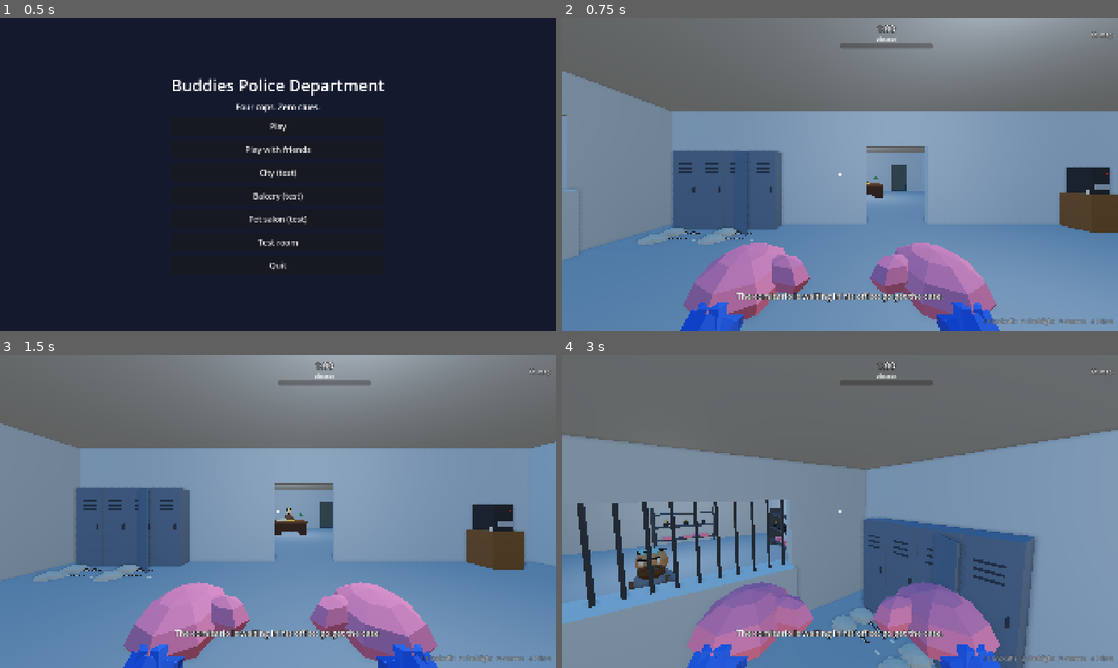
Above: before the commit, frames 1-4 (two rows, left to right).
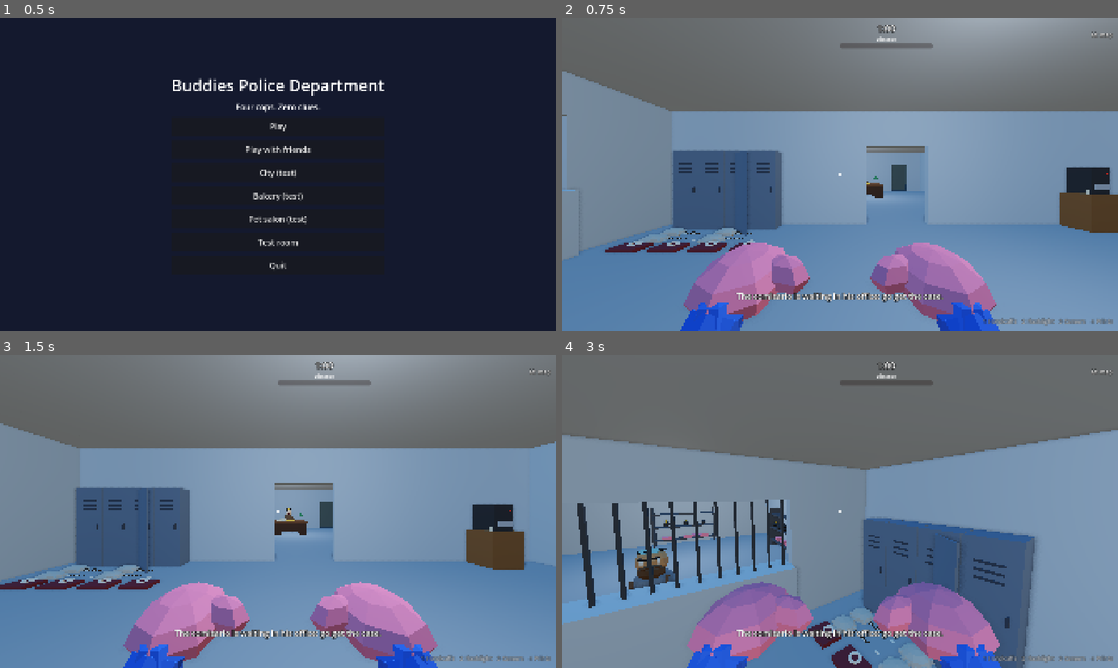
Above: after the commit, the same moments.

Repository: cristiangelini/BPD
Game: Godot game, scene res://scenes/ui/main_menu.tscn
Same seed, same stepped clock (60 frames per second), same inputs: the game is played once before the commit and once after it.
Inputs (mouse positions are in pixels of both pictures, inside the frame that each line leads up to):
- Up to frame 1 (0.5 s): no input
- Up to frame 2 (0.75 s): click "Play" at 0.5 s
- Up to frame 3 (1.5 s): tap Enter at 1.25 s; move the mouse to (400, 495) at 1.27 s; hold D (move_right) from 1.28 s (still down); hold R (ask) from 1.28 s (still down)
- Up to frame 4 (3 s): tap Space (jump) at 1.52, 1.82, 2.27, 2.57 s; click (962, 495) at 1.55 s; move the mouse to (812, 511) at 2.02 s; release D (move_right) at 2.03 s; release R (ask) at 2.03 s; hold W (move_forward) from 2.03 s (still down); click (812, 511) at 2.1 s; tap Shift (run) at 2.3 s; move the mouse to (851, 505) at 2.77 s; hold Shift (run) from 2.78 s (still down); click (851, 505) at 2.92 s

Frame 1 is identical in both runs. In frame 2, 0.6% of the frame differs, in the area x 7-35%, y 71-75%; in frame 3, 0.8%, in the area x 0-29%, y 71-75%; in frame 4, 0.6%.

Commit message:
Add the choir robe and songbook to the station's lockers
The robe is a DisguisePiece that goes on brought to the chest; it makes a
cop pass for a chorister (Cop.is_disguised("chorister")) and not for a
grandparent. One robe and one songbook per cop lie in front of the lockers.

Co-Authored-By: Claude Opus 5.5 (1M context) <noreply@anthropic.com>
Claude-Session: https://claude.ai/code/session_01UXwRy4nCUmp8Zcg5tBLZhH

Diff:
--- /dev/null
+++ b/scenes/props/disguise_robe.tscn
@@ -0,0 +1,19 @@
+[gd_scene load_steps=4 format=3]
+
+[ext_resource type="Script" path="res://scripts/props/disguise_piece.gd" id="1"]
+[ext_resource type="PackedScene" path="res://assets/models/folded_robe.glb" id="2"]
+
+[sub_resource type="BoxShape3D" id="Shape"]
+size = Vector3(0.45,0.12,0.35)
+
+[node name="Disguise_robe" type="RigidBody3D"]
+collision_layer = 4
+collision_mask = 15
+mass = 0.4
+script = ExtResource("1")
+kind = "robe"
+
+[node name="Shape" type="CollisionShape3D" parent="."]
+shape = SubResource("Shape")
+
+[node name="Model" parent="." instance=ExtResource("2")]
--- /dev/null
+++ b/scenes/props/songbook.tscn
@@ -0,0 +1,18 @@
+[gd_scene load_steps=4 format=3]
+
+[ext_resource type="Script" path="res://scripts/props/grabbable.gd" id="1"]
+[ext_resource type="PackedScene" path="res://assets/models/songbook.glb" id="2"]
+
+[sub_resource type="BoxShape3D" id="Shape"]
+size = Vector3(0.2,0.04,0.28)
+
+[node name="Songbook" type="RigidBody3D" groups=["songbooks"]]
+collision_layer = 4
+collision_mask = 15
+mass = 0.3
+script = ExtResource("1")
+
+[node name="Shape" type="CollisionShape3D" parent="."]
+shape = SubResource("Shape")
+
+[node name="Model" parent="." instance=ExtResource("2")]
--- a/scripts/levels/city.gd
+++ b/scripts/levels/city.gd
@@ -359,13 +359,21 @@
 
 ## Furniture models with a box to bump into when it has a footprint in `solids`; one with an action gets an
 ## InterrogationProp, which a cop can use (E) during an interrogation.
-## The disguises on the floor in front of the lockers (infiltracion.md, step 1): one of each piece per cop.
+## The disguises on the floor in front of the lockers (infiltracion.md, step 1): one of each piece per cop, and the
+## choir's robes and songbooks (infiltracion-coro.md, step 2).
 func _disguises(root: Node3D) -> void:
 	for i in StationRooms.DISGUISES.size():
 		var piece: DisguisePiece = DisguisePiece.scene_of(StationRooms.DISGUISES[i]).instantiate()
 		piece.name = "Disguise%d" % i
 		piece.position = StationRooms.DISGUISES_AT + Vector3((i % 6) * 0.38, 0.12, floorf(i / 6.0) * 0.35)
 		root.add_child(piece)
+	for i in StationRooms.CHOIR_DISGUISES.size():
+		var kind := StationRooms.CHOIR_DISGUISES[i]
+		var item: Grabbable = (load(StationRooms.SONGBOOK_SCENE) if kind == "songbook"
+			else DisguisePiece.scene_of(kind)).instantiate()
+		item.name = "Choir%d" % i
+		item.position = StationRooms.CHOIR_DISGUISES_AT + Vector3(i * StationRooms.CHOIR_GAP, 0.12, 0)
+		root.add_child(item)
 
 
 func _furniture(items: Array, solids: Dictionary, root: Node3D) -> void:
--- a/scripts/levels/station_rooms.gd
+++ b/scripts/levels/station_rooms.gd
@@ -51,6 +51,11 @@
 const DISGUISES: Array[String] = ["wig", "glasses", "mustache", "wig", "glasses", "mustache",
 	"wig", "glasses", "mustache", "wig", "glasses", "mustache"]
 const DISGUISES_AT := Vector3(-5.15, 0, 1.95)
+## The choir's (infiltracion-coro.md, step 2): a folded robe and a songbook for each cop, in a third row.
+const CHOIR_DISGUISES: Array[String] = ["robe", "songbook", "robe", "songbook", "robe", "songbook", "robe", "songbook"]
+const CHOIR_DISGUISES_AT := Vector3(-5.15, 0, 2.75)
+const CHOIR_GAP := 0.34
+const SONGBOOK_SCENE := "res://scenes/props/songbook.tscn"
 
 ## Furniture: [model, position, turn]. The models come from tools/modelgen/models/station.js.
 const FURNITURE := [
--- a/scripts/player/cop.gd
+++ b/scripts/player/cop.gd
@@ -20,8 +20,6 @@
 const MOUTH_FULL := 3.0
 ## A shove fades out in this many seconds.
 const KNOCK_FADE := 0.5
-## Pieces of disguise that make a cop pass for a grandparent (infiltracion.md, step 1). (propuesta)
-const DISGUISE_NEEDED := 2
 ## Seconds of running before a straight piece of disguise falls off, and a crooked one. (propuesta)
 const DISGUISE_LOOSE_RUN := 4.0
 const DISGUISE_CROOKED_RUN := 1.5
@@ -618,9 +616,10 @@
 	piece.linear_velocity = -global_basis.z * 1.5 + Vector3.UP
 
 
-## Enough disguise on to pass for a grandparent.
-func is_disguised() -> bool:
-	return disguise.size() >= DISGUISE_NEEDED
+## Enough disguise on to pass for `look` (DisguisePiece.LOOKS): a grandparent by default, or a chorister.
+func is_disguised(look := "grandparent") -> bool:
+	var wanted: Dictionary = DisguisePiece.LOOKS[look]
+	return wanted.pieces.filter(func(kind: String) -> bool: return disguise.has(kind)).size() >= wanted.needed
 
 
 func current_speed() -> float:
--- a/scripts/props/disguise_piece.gd
+++ b/scripts/props/disguise_piece.gd
@@ -2,7 +2,8 @@
 extends Grabbable
 
 ## A piece of disguise from the station's lockers (docs/diseno/infiltracion.md, step 1, decision 100): a wig, a
-## mustache or glasses. Held, the mouse wheel brings it right up to the face; brought to its place on the cop's head it
+## mustache or glasses for the grandparents' club, and the choir robe (infiltracion-coro.md, step 2), which goes on
+## brought to the chest instead of the face. Held, the mouse wheel brings it right up to the face; brought to its place on the cop's head it
 ## stays on, crooked by as much as it was off. Online the host sees it reach the head and tells everyone.
 ## Every number here is (propuesta).
 
@@ -11,11 +12,18 @@
 	"wig": Vector3(0, 1.42, 0.0),
 	"glasses": Vector3(0, 1.33, -0.21),
 	"mustache": Vector3(0, 1.22, -0.2),
+	"robe": Vector3(0, 0.95, -0.3),
 }
 const MODELS := {
 	"wig": preload("res://assets/models/disguise_wig.glb"),
 	"glasses": preload("res://assets/models/disguise_glasses.glb"),
 	"mustache": preload("res://assets/models/disguise_mustache.glb"),
+	"robe": preload("res://assets/models/disguise_robe.glb"),
+}
+## Who the cops pass for, and with what: which pieces count and how many of them. (propuesta)
+const LOOKS := {
+	"grandparent": {"pieces": ["wig", "glasses", "mustache"], "needed": 2},
+	"chorister": {"pieces": ["robe"], "needed": 1},
 }
 ## Held this close to its place, it goes on (m).
 const WEAR_REACH := 0.22
--- /dev/null
+++ b/tests/unit/test_choir_disguise.gd
@@ -0,0 +1,70 @@
+extends GutTest
+
+## The choir's disguise (infiltracion-coro.md, step 2, decision 101): a robe that goes on brought to the chest and a
+## songbook to carry, in front of the station's lockers. A robe makes a chorister, not a grandparent, and the other
+## way round.
+
+const COP_SCENE := preload("res://scenes/player/cop.tscn")
+const HOUSE_SCENE := preload("res://scenes/levels/grandpa_house.tscn")
+
+var level: Node3D
+var cop: Cop
+
+
+func before_each() -> void:
+	level = Node3D.new()
+	add_child_autofree(level)
+	var floor_body := StaticBody3D.new()
+	var shape := CollisionShape3D.new()
+	var box := BoxShape3D.new()
+	box.size = Vector3(40, 0.2, 40)
+	shape.shape = box
+	floor_body.add_child(shape)
+	floor_body.position.y = -0.1
+	level.add_child(floor_body)
+	cop = COP_SCENE.instantiate()
+	cop.input_enabled = false
+	level.add_child(cop)
+	await wait_physics_frames(2)
+
+
+func test_a_robe_brought_to_the_chest_goes_on() -> void:
+	var robe: DisguisePiece = DisguisePiece.scene_of("robe").instantiate()
+	level.add_child(robe)
+	robe.global_position = cop.global_position + Vector3(0, 0.3, -1.2)
+	await wait_physics_frames(1)
+	cop.get_node("Grabber").grab(robe)
+	robe.global_position = cop.global_transform * DisguisePiece.SLOTS["robe"]
+	await wait_physics_frames(3)
+	assert_true(cop.disguise.has("robe"))
+	assert_not_null(cop.get_node_or_null("Disguise/robe"), "it shows on the cop")
+	assert_true(cop.is_disguised("chorister"))
+
+
+func test_a_robe_is_not_a_grandparent_and_a_wig_is_not_a_chorister() -> void:
+	cop.put_on_disguise("robe", 0.0)
+	assert_false(cop.is_disguised(), "a robe alone doesn't pass for a grandparent")
+	cop.lose_disguise("robe")
+	cop.put_on_disguise("wig", 0.0)
+	cop.put_on_disguise("glasses", 0.0)
+	assert_true(cop.is_disguised("grandparent"))
+	assert_false(cop.is_disguised("chorister"))
+
+
+func test_running_shakes_the_robe_off_too() -> void:
+	cop.put_on_disguise("robe", 0.0)
+	for i in int(Cop.DISGUISE_LOOSE_RUN / 0.1) + 2:
+		cop.step(0.1, Vector2(0, -1), true, false, false)
+	assert_false(cop.is_disguised("chorister"))
+
+
+func test_the_station_has_a_robe_and_a_songbook_for_each_cop() -> void:
+	var house: Node3D = HOUSE_SCENE.instantiate()
+	house.get_node("Cop").input_enabled = false
+	add_child_autofree(house)
+	await wait_physics_frames(2)
+	var robes := house.find_children("*", "RigidBody3D", true, false).filter(func(body: Node) -> bool:
+		return body is DisguisePiece and body.kind == "robe")
+	assert_eq(robes.size(), 4)
+	assert_eq(get_tree().get_nodes_in_group("songbooks").filter(func(book: Node) -> bool:
+		return house.is_ancestor_of(book)).size(), 4)
--- a/tests/unit/test_disguise.gd
+++ b/tests/unit/test_disguise.gd
@@ -115,6 +115,6 @@
 	add_child_autofree(house)
 	await wait_physics_frames(2)
 	var pieces := _pieces_in(house)
-	assert_eq(pieces.size(), 12)
+	assert_eq(pieces.size(), 16, "3 pieces for the club and a robe for the choir, for each cop")
 	for kind: String in DisguisePiece.SLOTS:
 		assert_eq(pieces.filter(func(piece: DisguisePiece) -> bool: return piece.kind == kind).size(), 4)
Binary file added: assets/models/disguise_robe.glb
Not shown, added: assets/models/disguise_robe.glb.import
Binary file added: assets/models/folded_robe.glb
Not shown, added: assets/models/folded_robe.glb.import
Binary file added: assets/models/songbook.glb
Not shown, added: assets/models/songbook.glb.import
Not shown, added: tests/unit/test_choir_disguise.gd.uid
Not shown, changed: docs/diseno/infiltracion-coro.md
Not shown, changed: tools/modelgen/models/disguise.js
